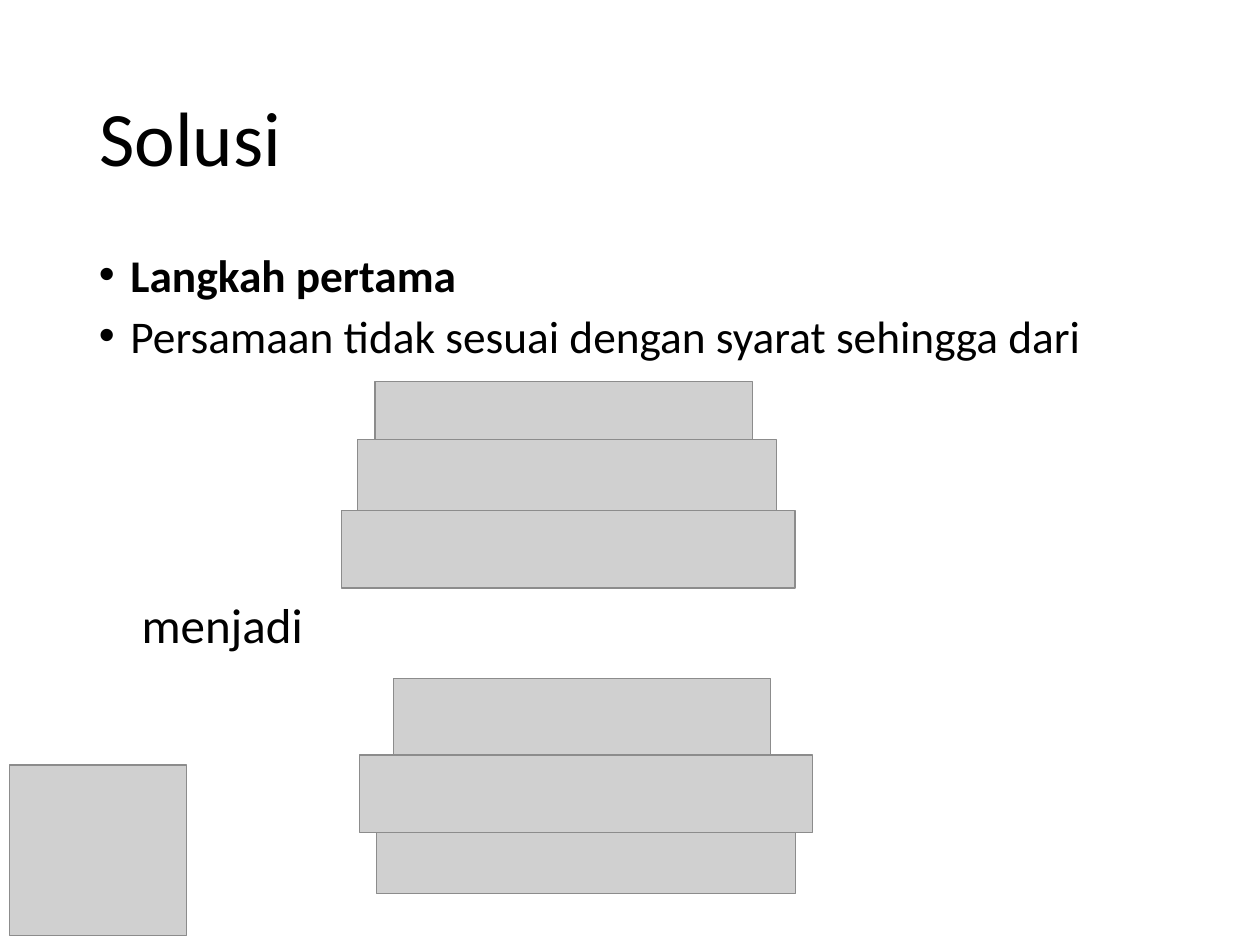
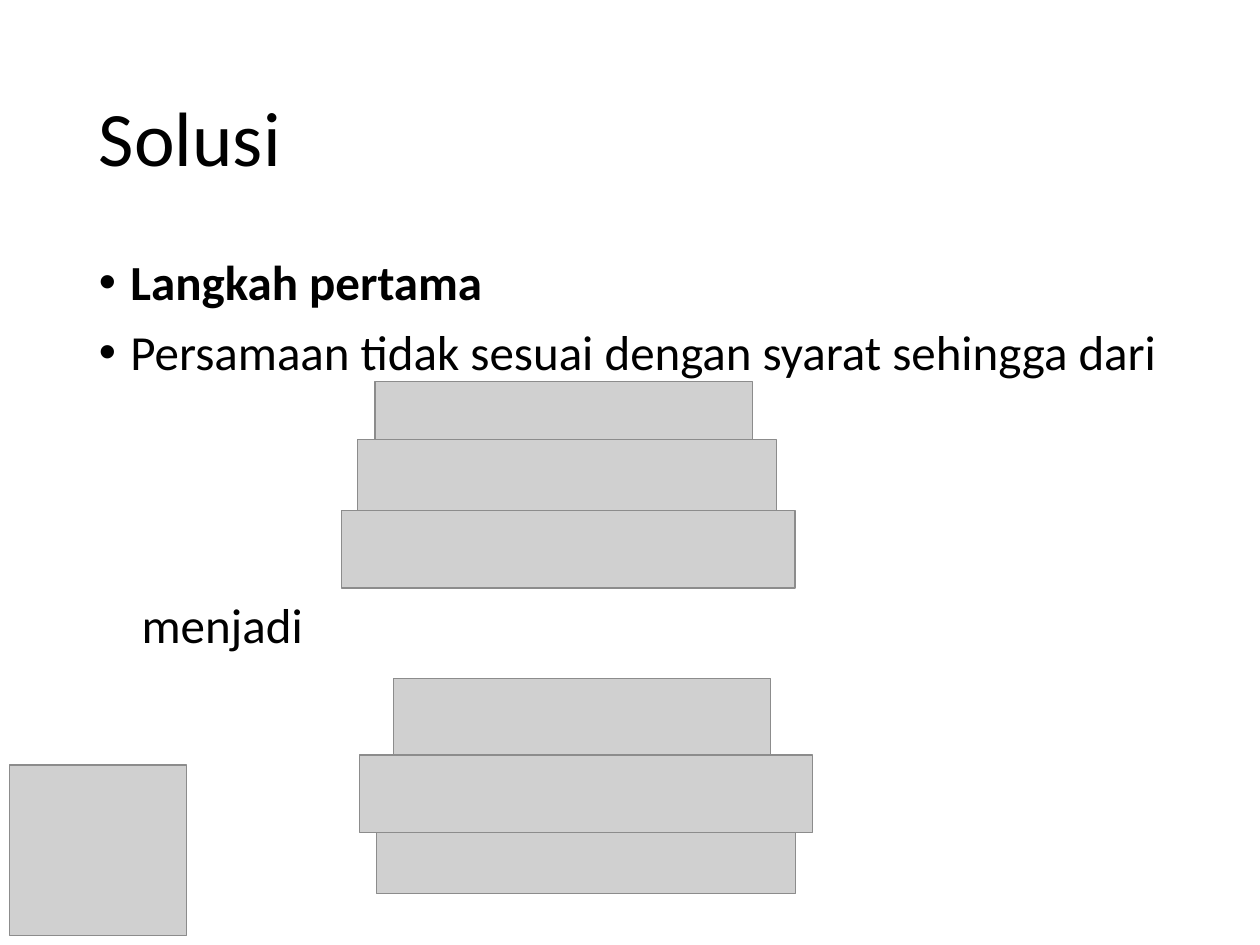
Before and after one commit to miftanurfarid/EL1211_metode_numerik_dan_teknik_komputasi, a slide deck: slide 28 of slides/EL 1211 04 - Penyelesaian Persamaan Linear Serentak.ppt. Drawn at 1260x945 pixels with LibreOffice and Linux fonts; fonts in the diff are those of the drawing; grey boxes stand for pictures. Boxes give left, top, right and bottom in pixels: in the first picture for what was removed or moved away, otherwise in the second. Text is boxed around its words. In the diff, an @@ line names an element or a change of style, - is before the commit and + after.

```diff
--- a/slides/EL 1211 04 - Penyelesaian Persamaan Linear Serentak.ppt
+++ b/slides/EL 1211 04 - Penyelesaian Persamaan Linear Serentak.ppt
@@ text "Langkah pertama" at (130, 265, 1156, 382): size 25.9 to 28 pt; line spacing 0.8 to 0.9 @@
```
Also in this commit, not shown: 12 other slides changed, 8 other files.
